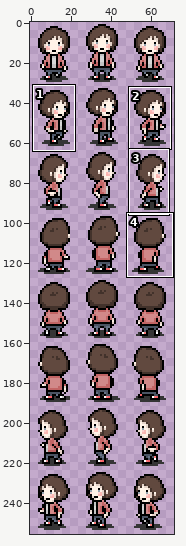
Sprite sheet: images/dan.png. Above: a wide view before the commit, with the close-up outlined.
Close-up. The starting point:
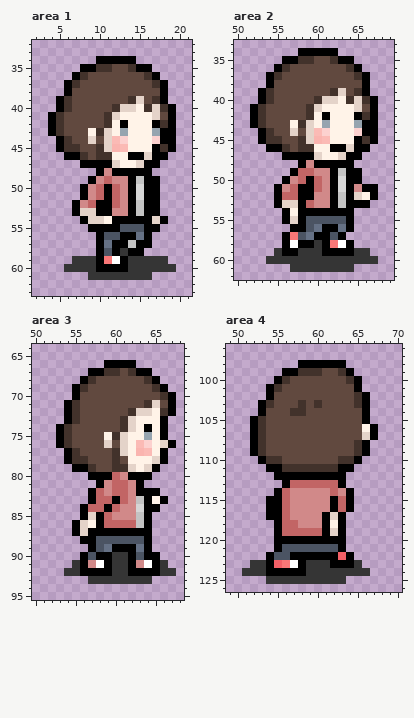
The file is 72x256 pixels. Shown: area 1: x 2..21, y 32..63; area 2: x 50..69, y 33..62; area 3: x 50..68, y 64..95; area 4: x 49..70, y 96..126. The commit also changed other parts of the picture, which this record leaves out.
Once edited:
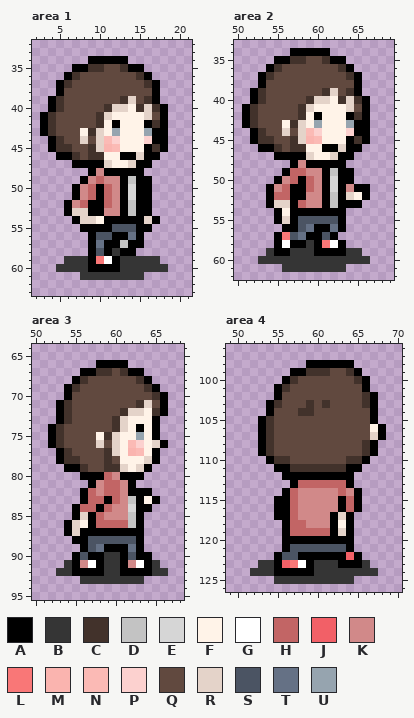
Palette (. is transparent): A #000000  B #353535  C #42322b  D #c3c3c3  E #d6d6d6  F #fff3e8  G #ffffff  H #c26565  J #f26067  K #d18989  L #f97777  M #fab4af  N #fbbab5  P #fcd1cf  Q #61493f  R #e4d3c9  S #4b5463  T #657185  U #96a4af
What changed:
Changed rows in their new state; - is an unchanged pixel.
Area 1:
first column x 3:
34 ------A----.-----
35 ----A-C-Q-CA-.---
36 ---ACQ------CA.--
37 --ACQ--------CA.-
38 --AQ----------A.-
39 -ACQ------CRQCA.-
40 -ACQ----CR-FCRCA.
41 ACQ----CRF---RQA.
42 ACQ----CFAF--ACA.
43 ACQ--FCRFUF--UA-.
44 -ACQ-RQRNPF--PA-.
45 -AC-Q-CRMNF--ACA.
46 --A-CQC-F-A-RA-.-
47 ----A---RF-RA-.--
48 ------AKA----.---
49 -----AKHK-ADA-.--
50 ----AKHAHKAEA-.--
51 ----AKHAHKAEA-.--
52 ---AKHA-HKADA-.--
53 ---AR-A-K-ADA-.--
54 ----AR-FA----RA.-
55 -----A---S--A-.--
56 ------AS-A-TA.---
57 ------ATA-DA-.---
58 ------ASABA-.----
59 ---B--ALGAB----.-
60 --B---A---B-----.
61 -----B-------.---
Area 2:
first column x 51:
34 ------A----.-----
35 ----A-C-Q-CA-.---
36 ---ACQ------CA.--
37 --ACQ--------CA.-
38 --AQ----------A.-
39 -ACQ------CRQCA.-
40 -ACQ----CR-FCRCA.
41 ACQ----CRF---RQA.
42 ACQ----CFAF--ACA.
43 ACQ--FCRFUF--UA-.
44 -ACQ-RQRNPF--PA-.
45 -AC-Q-CRMNF--ACA.
46 --A-CQC-F-A-RA-.-
47 ----A---RF-RA-.--
48 ------AKA----.---
49 -----AH-K-ADA-.--
50 ----AKHAHKAEA-.--
51 ---AKHA-HKAEAKA-.
52 ---AH-A-K-ADARFA.
53 ---AR-AHK-ADA--.-
54 ----AFA------.---
55 ----ARAS----A.---
56 -----A-STA-TA.---
57 ----ALSTA-SA.----
58 ----AGA-BALGA.---
59 ---BA-B--A---B-.-
60 --B-------------.
61 -----B-------.---
Area 3:
first column x 52:
66 ------A---.-----
67 ----A-C-QCA-.---
68 ---ACQ-----CA.--
69 --ACQ-------CA.-
70 --AQ---------CA.
71 -ACQ-------CRQA.
72 -ACQ-----CR-FCA.
73 -ACQ----CRF--A.-
74 ACQ-----CRFAFA.-
75 ACQ---FCRF-UFA.-
76 ACQ---RQRFNPFRA.
77 -ACQ---CRFMNFA.-
78 -AC-Q--CQF--RA.-
79 --A-CQ-C-RFRA.--
80 ----A--HKA--.---
81 -----AKH-KA.----
82 ----AHKH-KA--.--
83 ----AH-AHKDAFA.-
84 ---AH-AHK-EA-.--
85 ---ARAHK--DA.---
86 --ARFAH---DA.---
87 --ARA-------.---
88 ---A-S-----A.---
89 ----ASTA--TA.---
90 ---ASA-B-ASA-.--
91 --BAKGAB-AKGAB.-
92 -B-A---B-A---B-.
93 ----B-------.---
Area 4:
first column x 51:
 98 -------.-----A----
 99 -----.-A--C-QCA---
100 ----.AC------QCA--
101 ---.AC--------QA--
102 ---.A---------QCA-
103 --.AC--QCQC---QCA-
104 --.A--Q-C------QA-
105 -.AC-----------QA-
106 -.AC-----------QFA
107 -.AC-----------QRA
108 -.AC----------QCA-
109 -.AC----------QCA-
110 --.A-C------Q-CA--
111 ---.-A------C-A---
112 ----.--------A----
113 -----.A-----HA----
114 ----.AH----KHKA---
115 ---.-AH----KAHA---
116 ---.-AH----KAHA---
117 ---.-AH---KARA----
118 ----.A-H--KAFA----
119 ----.A----HARA----
120 ----.--------A----
121 ----.A------SA----
122 ---.A-S-----AJA---
123 -.-BAJLGA--B--AB--
124 .--B----A-------B-
125 ---.---------B----
